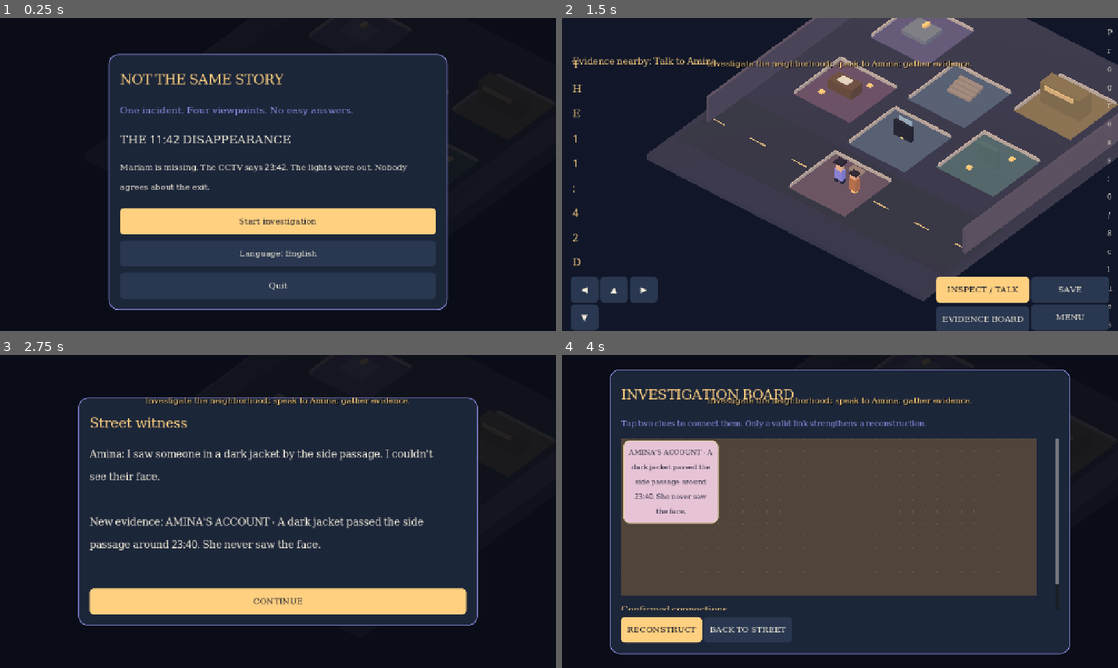
Above: before the commit, frames 1-4 (two rows, left to right).
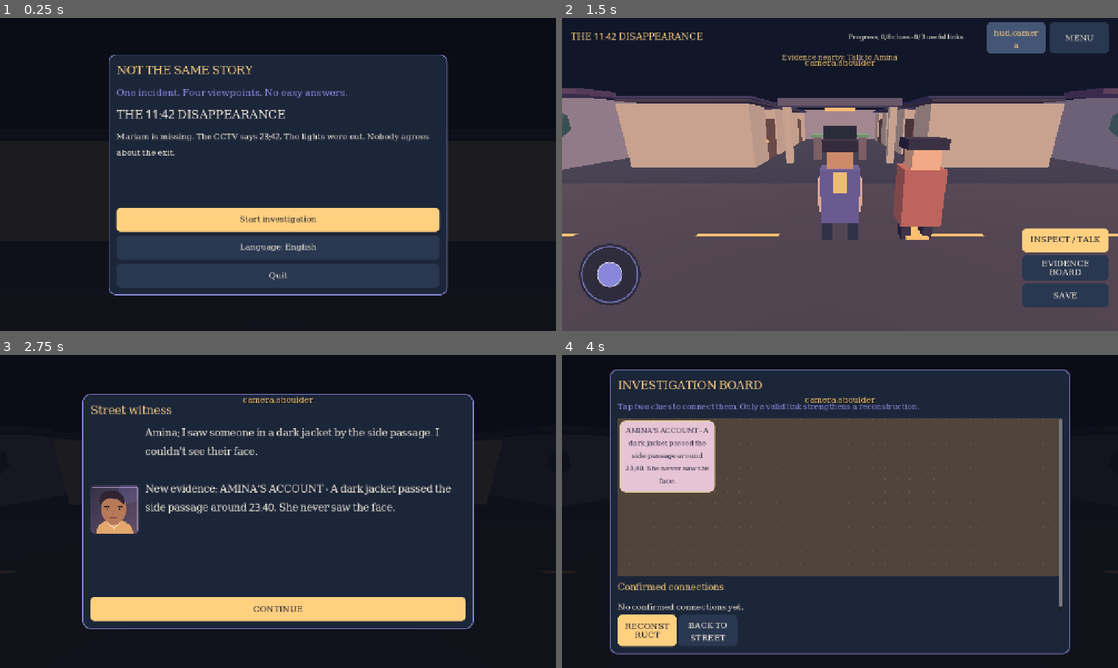
Above: after the commit, the same moments.

Repository: obieda-hussien/NOT-THE-SAME-STORY
Game: Godot game, scene res://scenes/main.tscn
The game is run twice, just before and just after one commit, with the same random seed, the same clock (stepped at 60 frames per second) and the same inputs.
Inputs (mouse positions are in pixels of both pictures, inside the frame that each line leads up to):
- Up to frame 1 (0.25 s): no input
- Up to frame 2 (1.5 s): click "Start investigation" at 0.5 s; click (1017, 36) at 1.25 s, where only the run after the commit has a clickable "hud.camera"
- Up to frame 3 (2.75 s): click "INSPECT / TALK" at 2 s
- Up to frame 4 (4 s): click "CONTINUE" at 2.75 s; click "EVIDENCE BOARD" at 3.5 s

The runs differ from the first frame. In frame 1, 8.6% of the frame differs, in the area x 19-92%, y 1-94%; in frame 2, 79%, in the area x 0-100%, y 0-100%; in frame 3, 14%; in frame 4, 18%.

Commit message:
feat(mobile): first-person cameras, gravity and collisions, touch HUD and responsive bilingual dialogs

Diff:
--- a/scripts/world/game.gd
+++ b/scripts/world/game.gd
@@ -1,6 +1,8 @@
 extends Node3D
 # Godot 4.7.2, Compatibility renderer. Procedural low-poly diorama is original temp art.
-const WALK_SPEED := 5.2
+const WALK_SPEED := 4.3
+const LOOK_SENSITIVITY := 0.0038
+const GRAVITY := 21.0
 const INTERACTION_RADIUS := 2.2
 const BG := Color("111729")
 const PANEL := Color("1c2639")
@@ -9,12 +11,18 @@
 const GOLD := Color("ffd080")
 const PURPLE := Color("8e8de5")
 var camera: Camera3D
+var world_root: Node3D
+var camera_mode := 0 # 0 first-person, 1 shoulder, 2 fixed surveillance
+var yaw := 0.0
+var pitch := 0.0
 var actor: CharacterBody3D
 var actor_model: Node3D
 var objects: Dictionary = {}
 var clue_objects: Dictionary = {}
 var keys: Vector2 = Vector2.ZERO
 var touch: Vector2 = Vector2.ZERO
+var stick: Control
+var look_pad: Control
 var hud: Control
 var canvas: CanvasLayer
 var window: Control
@@ -33,106 +41,65 @@
 	_show_menu()
 
 func _make_world() -> void:
-	var world := WorldEnvironment.new()
+	var environment := WorldEnvironment.new()
 	var env := Environment.new()
 	env.background_mode = Environment.BG_COLOR
 	env.background_color = BG
 	env.ambient_light_source = Environment.AMBIENT_SOURCE_COLOR
-	env.ambient_light_color = Color("b3c7e8")
-	env.ambient_light_energy = 0.75
-	world.environment = env
-	add_child(world)
-	var sun := DirectionalLight3D.new()
-	sun.rotation_degrees = Vector3(-50, 27, -30)
-	sun.light_color = Color("ffd7a2")
-	sun.light_energy = 0.95
-	sun.shadow_enabled = false
-	add_child(sun)
-	_box(Vector3(0,-0.24,-2), Vector3(27,0.42,31), Color("33374f"))
-	_box(Vector3(0,-0.02,7), Vector3(26,0.08,7), Color("303548"))
-	for i in range(-12, 13, 4):
-		_box(Vector3(float(i),0.02,7), Vector3(1.5,0.018,0.11), Color("d2b882"))
-	for id in Case.definition.get("map", {}).keys():
-		var pos: Dictionary = Case.definition["map"][id]
-		var origin := Vector3(float(pos["x"]), 0, float(pos["z"]))
-		var color := Color("506079")
-		match id:
-			"office": color = Color("64506b")
-			"maintenance": color = Color("4e6870")
-			"roof": color = Color("5d597f")
-			"shop": color = Color("827357")
-			"street": color = Color("655567")
-		_box(origin + Vector3(0,0.018,0), Vector3(5.6,0.04,5.6), color)
-		_box(origin + Vector3(0.04,0.15,-2.65), Vector3(5.4,0.3,0.12), Color("bbb0a6"))
-		_box(origin + Vector3(-2.65,0.15,0), Vector3(0.12,0.3,5.3), Color("bbb0a6"))
-		objects[id] = origin
-	_make_props()
+	env.ambient_light_color = Color("c0bed6")
+	env.ambient_light_energy = 0.85
+	environment.environment = env
+	add_child(environment)
+	var light := DirectionalLight3D.new()
+	light.rotation_degrees = Vector3(-42,30,-24)
+	light.light_color = Color("eecfac")
+	light.light_energy = 1.05
+	light.shadow_enabled = false
+	add_child(light)
+	world_root = Node3D.new()
+	world_root.set_script(load("res://scripts/world/neighborhood.gd"))
+	world_root.name = "PhysicalNeighborhood"
+	add_child(world_root)
+	world_root.call("build",Case.definition)
+	objects = world_root.get("points")
+	clue_objects = world_root.get("clues")
 	actor = CharacterBody3D.new()
 	actor.name = "Investigator"
-	var shape := CapsuleShape3D.new()
-	shape.radius = 0.38
-	shape.height = 1.65
+	actor.floor_snap_length = 0.38
+	actor.collision_layer = 1
+	actor.collision_mask = 1
+	var capsule := CapsuleShape3D.new()
+	capsule.radius = 0.31
+	capsule.height = 1.70
 	var collision := CollisionShape3D.new()
-	collision.shape = shape
+	collision.shape = capsule
+	collision.position.y = 0.86
 	actor.add_child(collision)
 	add_child(actor)
 	actor_model = Node3D.new()
 	actor.add_child(actor_model)
-	_box(Vector3(0,0.7,0), Vector3(0.73,0.9,0.48), PURPLE, actor_model)
-	_box(Vector3(0,1.4,0), Vector3(0.51,0.56,0.48), Color("efbd97"), actor_model)
-	_box(Vector3(0,1.76,-0.05), Vector3(0.77,0.20,0.62), Color("28263b"), actor_model)
-	_box(Vector3(-0.25,0.17,0), Vector3(0.22,0.52,0.34), Color("222b44"), actor_model)
-	_box(Vector3(0.25,0.17,0), Vector3(0.22,0.52,0.34), Color("222b44"), actor_model)
+	_box(Vector3(0,0.89,0),Vector3(0.68,1.01,0.46),Color("655e9a"),actor_model)
+	_box(Vector3(0,1.52,0),Vector3(0.45,0.45,0.40),Color("c99372"),actor_model)
+	_box(Vector3(0,1.78,0.01),Vector3(0.58,0.19,0.50),Color("2d2940"),actor_model)
+	_box(Vector3(-0.24,0.25,0),Vector3(0.18,0.51,0.29),Color("2a304b"),actor_model)
+	_box(Vector3(0.24,0.25,0),Vector3(0.18,0.51,0.29),Color("2a304b"),actor_model)
+	_box(Vector3(0.31,0.88,0),Vector3(0.17,0.62,0.25),Color("d8b1a2"),actor_model)
+	_box(Vector3(-0.31,0.88,0),Vector3(0.17,0.62,0.25),Color("d8b1a2"),actor_model)
+	_box(Vector3(0,1.17,0.27),Vector3(0.22,0.35,0.07),Color("e8c97a"),actor_model)
 	camera = Camera3D.new()
-	camera.projection = Camera3D.PROJECTION_ORTHOGONAL
-	camera.size = 23.5
+	camera.projection = Camera3D.PROJECTION_PERSPECTIVE
+	camera.fov = 74.0
+	camera.near = 0.08
 	camera.current = true
 	add_child(camera)
 	actor.global_position = Case.player_position
 	_update_camera()
-
-func _make_props() -> void:
-	# Each room has a tangible, differently shaped marker; inspection requires proximity.
-	_box(Vector3(0,0.7,-0.4),Vector3(1.7,1.3,0.3),Color("202639")) # camera
-	_box(Vector3(0,1.3,-0.62),Vector3(1.2,0.75,0.12),Color("9cb8ca"))
-	_box(Vector3(-7,0.47,-2),Vector3(2.3,0.9,1.25),Color("695044")) # desk
-	_box(Vector3(-7,1,-2),Vector3(1,0.07,0.75),Color("dad9c9"))
-	_box(Vector3(7,0.9,-2),Vector3(2.0,1.7,0.4),Color("536f72")) # electrical panel
-	for i in range(3):
-		_box(Vector3(6.4+float(i)*0.6,1.15,-2.25),Vector3(0.2,0.3,0.10), GOLD)
-	for i in range(4):
-		_box(Vector3(0,0.10+float(i)*0.12,-7-float(i)*0.43), Vector3(2.2,0.22,0.40),Color("998c84"))
-	_box(Vector3(-7,0.22,-11), Vector3(2.3,0.42,2),Color("767e8c"))
-	_box(Vector3(-7,0.55,-11.5), Vector3(0.28,0.3,0.6),GOLD)
-	_box(Vector3(7,1,-11),Vector3(3.8,1.9,1.4),Color("837354"))
-	_box(Vector3(7,1.7,-10.21),Vector3(2.7,0.37,0.10),Color("ddbc84"))
-	_box(Vector3(0,0.10,5),Vector3(1.2,0.2,0.6),Color("948378"))
-	# Street witness represented with face, dark hair and orange coat.
-	_box(Vector3(1.45,0.81,7),Vector3(0.64,1.08,0.50),Color("bd7955"))
-	_box(Vector3(1.45,1.5,7),Vector3(0.49,0.52,0.45),Color("f1b48d"))
-	_box(Vector3(1.45,1.78,7),Vector3(0.65,0.15,0.51),Color("2b2836"))
-	for sx in [-1.0,1.0]:
-		_box(Vector3(sx*12.5,1.15,-4),Vector3(0.25,2.4,23),Color("565166"))
-	# Each discovery is a separate interactable physical object, not a room-wide loot action.
-	clue_objects = {
-		"camera_frame": Vector3(0.0,0.0,-0.4),
-		"clock_note": Vector3(-8.2,0.0,-0.7),
-		"glass": Vector3(-5.9,0.0,-3.6),
-		"power_log": Vector3(6.2,0.0,-0.7),
-		"ups": Vector3(8.0,0.0,-3.5),
-		"witness_coat": Vector3(1.45,0.0,7.0),
-		"roof_marks": Vector3(-7.0,0.0,-11.0),
-		"shop_receipt": Vector3(7.0,0.0,-11.0),
-	}
-	for clue_id in clue_objects:
-		var loc: Vector3 = clue_objects[clue_id]
-		# Gold floor pins are replaceable scene hooks for licensed GLB props.
-		_box(loc + Vector3(0.0,0.09,0.0),Vector3(0.38,0.13,0.38),GOLD)
-
-func _box(pos: Vector3, size: Vector3, color: Color, parent: Node3D = null) -> void:
+	actor_model.visible = false
+
+func _box(pos: Vector3, dimensions: Vector3, color: Color, parent: Node3D = null) -> void:
 	var mesh := MeshInstance3D.new()
 	var cube := BoxMesh.new()
-	cube.size = size
+	cube.size = dimensions
 	mesh.mesh = cube
 	var mat := StandardMaterial3D.new()
 	mat.albedo_color = color
@@ -143,7 +110,7 @@
 
 func _make_overlay() -> void:
 	viewport_font = SystemFont.new()
-	viewport_font.font_names = PackedStringArray(["Noto Sans Arabic", "Noto Sans", "Arial", "Roboto"])
+	viewport_font.font_names = PackedStringArray(["Noto Naskh Arabic", "Noto Sans Arabic", "Noto Sans", "Roboto"])
 	var theme := Theme.new()
 	theme.default_font = viewport_font
 	theme.default_font_size = 19
@@ -178,40 +145,58 @@
 func _physics_process(delta: float) -> void:
 	if current_screen != "game" or not Case.started:
 		return
-	var direction := Vector2.ZERO
-	if Input.is_key_pressed(KEY_A) or Input.is_key_pressed(KEY_LEFT): direction.x -= 1
-	if Input.is_key_pressed(KEY_D) or Input.is_key_pressed(KEY_RIGHT): direction.x += 1
-	if Input.is_key_pressed(KEY_W) or Input.is_key_pressed(KEY_UP): direction.y -= 1
-	if Input.is_key_pressed(KEY_S) or Input.is_key_pressed(KEY_DOWN): direction.y += 1
-	var v := (direction + touch).limit_length(1.0)
-	actor.velocity = Vector3(v.x, 0, v.y) * WALK_SPEED
+	var motion := Vector3.ZERO
+	if camera_mode != 2:
+		# Stick y points down on screen; negative y is forward (-Z).
+		motion = Vector3(touch.x,0,touch.y).rotated(Vector3.UP,yaw).limit_length(1.0)
+	actor.velocity.x = motion.x * WALK_SPEED
+	actor.velocity.z = motion.z * WALK_SPEED
+	if actor.is_on_floor():
+		actor.velocity.y = -0.15
+	else:
+		actor.velocity.y -= GRAVITY * delta
 	actor.move_and_slide()
-	actor.position.x = clampf(actor.position.x, -11.8, 11.8)
-	actor.position.z = clampf(actor.position.z, -13.3, 11.2)
-	if v.length_squared() > 0.03:
-		actor_model.rotation.y = lerp_angle(actor_model.rotation.y, atan2(v.x, v.y), minf(delta*9,1.0))
-	Case.player_position = actor.position
+	if motion.length_squared() > 0.04:
+		actor_model.rotation.y = lerp_angle(actor_model.rotation.y,atan2(-motion.x,-motion.z),minf(delta*9.0,1.0))
+	Case.player_position = actor.global_position
 	if is_instance_valid(proximity):
-		var nearby := _nearby_clue()
-		var prompt := Loc.t("hud.prompt") if nearby.is_empty() else Loc.t("hud.clue_near") + Loc.t("ev.name."+nearby)
+		var evidence := _nearby_clue()
+		var door: String = world_root.call("nearest_door",actor.global_position)
+		var prompt := Loc.t("hud.prompt")
+		if not evidence.is_empty():
+			prompt = Loc.t("hud.clue_near") + Loc.t("ev.name."+evidence)
+		elif not door.is_empty():
+			prompt = Loc.t("hud.door_near") + Loc.t("loc."+door)
 		if proximity.text != prompt:
 			proximity.text = prompt
 	_update_camera()
 
 func _update_camera() -> void:
-	camera.position = actor.global_position + Vector3(15,19,18)
-	camera.look_at(actor.global_position + Vector3(0,0.6,0))
-
-func _unhandled_key_input(event: InputEvent) -> void:
-	if not event is InputEventKey:
+	if camera_mode == 2:
+		camera.global_position = Vector3(0.8,6.7,4.8)
+		camera.look_at(Vector3(0,0.6,-1.9),Vector3.UP)
+	elif camera_mode == 1:
+		camera.global_position = actor.global_position + Vector3(0,2.20,0) + Vector3(0,0,3.65).rotated(Vector3.UP,yaw)
+		camera.look_at(actor.global_position + Vector3(0,1.25,0),Vector3.UP)
+	else:
+		camera.global_position = actor.global_position + Vector3(0,1.59,0)
+		camera.rotation = Vector3(pitch,yaw,0)
+	actor_model.visible = camera_mode != 0
+
+func _look(delta_pixels: Vector2) -> void:
+	if current_screen != "game" or camera_mode == 2:
 		return
-	var key := event as InputEventKey
-	if not key.pressed or key.echo or current_screen != "game":
-		return
-	if key.keycode == KEY_E:
-		_inspect()
-	if key.keycode == KEY_B:
-		_show_board()
+	yaw -= delta_pixels.x * LOOK_SENSITIVITY
+	pitch = clampf(pitch-delta_pixels.y*LOOK_SENSITIVITY,-1.20,1.20)
+	_update_camera()
+
+func _cycle_camera() -> void:
+	camera_mode = (camera_mode+1)%3
+	touch = Vector2.ZERO
+	if is_instance_valid(stick):
+		stick.call("release")
+	_show_toast(Loc.t(["camera.first","camera.shoulder","camera.cctv"][camera_mode]))
+	_update_camera()
 
 func _nearby() -> String:
 	var nearest := ""
@@ -237,23 +222,35 @@
 func _inspect() -> void:
 	var clue_id := _nearby_clue()
 	if clue_id.is_empty():
+		var door_id: String = world_root.call("nearest_door",actor.global_position)
+		if not door_id.is_empty() and world_root.call("toggle_door",door_id,actor.global_position):
+			_show_toast(Loc.t("hud.door_toggled"))
+			return
 		_show_toast(Loc.t("hint.unavailable"))
 		return
 	var item: Dictionary = Case.evidence_by_id(clue_id)
-	var location: String = item.get("location", "")
+	var location: String = item.get("location","")
 	var lines: Array[String] = []
 	if clue_id == "witness_coat":
 		lines.append(Loc.t("npc.hello"))
-	if Case.discover(clue_id, location):
-		lines.append(Loc.t("hint.new") + Loc.t(item["text_key"]))
+	if Case.discover(clue_id,location):
+		lines.append(Loc.t("hint.new")+Loc.t(item["text_key"]))
 	else:
-		lines.append(Loc.t("hint.old") + Loc.t(item["text_key"]))
-	_show_message("loc."+location, "\n\n".join(lines))
+		lines.append(Loc.t("hint.old")+Loc.t(item["text_key"]))
+	var portrait := ""
+	match clue_id:
+		"witness_coat": portrait = "amina"
+		"camera_frame","roof_marks": portrait = "mariam"
+		"power_log","clock_note","glass": portrait = "fared"
+		"shop_receipt": portrait = "nabil"
+	_show_message("loc."+location,"\n\n".join(lines),portrait)
 
 func _make_button(label: String, callback: Callable, accent: bool = false) -> Button:
 	var b := Button.new()
 	b.text = label
-	b.custom_minimum_size = Vector2(180,49)
+	b.autowrap_mode = TextServer.AUTOWRAP_WORD_SMART
+	b.text_direction = Control.TEXT_DIRECTION_RTL if Loc.language == "ar_EG" else Control.TEXT_DIRECTION_LTR
+	b.custom_minimum_size = Vector2(136,55)
 	b.add_theme_color_override("font_color", Color("111729") if accent else WHITE)
 	b.add_theme_color_override("font_hover_color", Color("111729") if accent else GOLD)
 	var sb := StyleBoxFlat.new()
@@ -274,6 +271,9 @@
 	var l := Label.new()
 	l.text = text_value
 	l.autowrap_mode = TextServer.AUTOWRAP_WORD_SMART
+	l.text_direction = Control.TEXT_DIRECTION_RTL if Loc.language == "ar_EG" else Control.TEXT_DIRECTION_LTR
+	l.horizontal_alignment = HORIZONTAL_ALIGNMENT_RIGHT if Loc.language == "ar_EG" else HORIZONTAL_ALIGNMENT_LEFT
+	l.size_flags_horizontal = Control.SIZE_EXPAND_FILL
 	l.add_theme_color_override("font_color", tint)
 	l.add_theme_font_size_override("font_size", font_size)
 	return l
@@ -288,26 +288,37 @@
 	_clean(window)
 	window.visible = true
 	var scrim := ColorRect.new()
-	scrim.color = Color(0.035,0.047,0.079,0.87)
+	scrim.color = Color(0.035,0.047,0.079,0.90)
 	scrim.set_anchors_and_offsets_preset(Control.PRESET_FULL_RECT)
 	scrim.mouse_filter = Control.MOUSE_FILTER_STOP
 	window.add_child(scrim)
 	var panel := PanelContainer.new()
-	panel.set_anchors_and_offsets_preset(Control.PRESET_CENTER)
-	panel.custom_minimum_size = Vector2(width,height)
-	panel.position = Vector2(-width*0.5,-height*0.5)
+	var viewport: Vector2 = get_viewport().get_visible_rect().size
+	var safe_width := minf(width,viewport.x*0.94)
+	var safe_height := minf(height,viewport.y*0.91)
+	panel.anchor_left = 0.5
+	panel.anchor_right = 0.5
+	panel.anchor_top = 0.5
+	panel.anchor_bottom = 0.5
+	panel.offset_left = -safe_width*0.5
+	panel.offset_right = safe_width*0.5
+	panel.offset_top = -safe_height*0.5
+	panel.offset_bottom = safe_height*0.5
+	panel.clip_contents = true
 	var style := StyleBoxFlat.new()
 	style.bg_color = PANEL
 	style.border_color = PURPLE
 	style.set_border_width_all(2)
-	style.set_corner_radius_all(22)
-	style.set_content_margin_all(26)
-	panel.add_theme_stylebox_override("panel", style)
+	style.set_corner_radius_all(17)
+	style.set_content_margin_all(18)
+	panel.add_theme_stylebox_override("panel",style)
 	window.add_child(panel)
 	var col := VBoxContainer.new()
-	col.add_theme_constant_override("separation", 14)
+	col.size_flags_horizontal = Control.SIZE_EXPAND_FILL
+	col.size_flags_vertical = Control.SIZE_EXPAND_FILL
+	col.add_theme_constant_override("separation",9)
 	panel.add_child(col)
-	col.add_child(_label(title, 31, GOLD))
+	col.add_child(_label(title,26,GOLD))
 	return col
 
 func _show_menu() -> void:
@@ -331,6 +342,9 @@
 
 func _enter_game() -> void:
 	actor.position = Case.player_position
+	camera_mode = 0
+	touch = Vector2.ZERO
+	_update_camera()
 	current_screen = "game"
 	window.visible = false
 	_rebuild_hud()
@@ -339,55 +353,66 @@
 func _rebuild_hud() -> void:
 	_clean(hud)
 	hud.visible = true
-	var top := HBoxContainer.new()
-	top.set_anchors_and_offsets_preset(Control.PRESET_TOP_WIDE)
-	top.offset_left = 24
-	top.offset_right = -24
-	top.offset_top = 14
-	top.offset_bottom = 74
-	top.add_theme_constant_override("separation", 10)
-	hud.add_child(top)
-	top.add_child(_label(Loc.t("case.title"),25,GOLD))
-	top.add_spacer(false)
+	# The right half handles free-look; controls sit above it and consume their touches.
+	look_pad = Control.new()
+	look_pad.set_script(load("res://scripts/ui/look_pad.gd"))
+	look_pad.anchor_left = 0.42
+	look_pad.anchor_right = 1.0
+	look_pad.anchor_top = 0.14
+	look_pad.anchor_bottom = 0.96
+	hud.add_child(look_pad)
+	look_pad.connect("look_changed",Callable(self,"_look"))
+	var header := HBoxContainer.new()
+	header.anchor_right = 1.0
+	header.offset_left = 20
+	header.offset_right = -20
+	header.offset_top = 10
+	header.offset_bottom = 73
+	header.add_theme_constant_override("separation",9)
+	hud.add_child(header)
+	var title := _label(Loc.t("case.title"),21,GOLD)
+	header.add_child(title)
+	header.add_spacer(false)
 	var progress := Loc.t("ui.saved").replace("{count}",str(Case.found.size())).replace("{links}",str(Case.link_count()))
-	top.add_child(_label(progress,18))
-	proximity = _label(Loc.t("hud.prompt"),21,GOLD)
-	proximity.set_anchors_and_offsets_preset(Control.PRESET_TOP_WIDE)
-	proximity.offset_left = 24
-	proximity.offset_top = 78
-	proximity.offset_bottom = 127
+	var status := _label(progress,15)
+	status.custom_minimum_size.x = 140
+	header.add_child(status)
+	header.add_child(_make_button(Loc.t("hud.camera"),_cycle_camera))
+	header.add_child(_make_button(Loc.t("hud.menu"),func():
+		Saves.save_game()
+		_show_menu()))
+	proximity = _label(Loc.t("hud.prompt"),17,GOLD)
+	proximity.anchor_left = 0.20
+	proximity.anchor_right = 0.80
+	proximity.offset_top = 77
+	proximity.offset_bottom = 125
+	proximity.horizontal_alignment = HORIZONTAL_ALIGNMENT_CENTER
 	hud.add_child(proximity)
-	var bottom := HBoxContainer.new()
-	bottom.set_anchors_and_offsets_preset(Control.PRESET_BOTTOM_WIDE)
-	bottom.offset_left = 20
-	bottom.offset_right = -20
-	bottom.offset_top = -125
-	bottom.offset_bottom = -14
-	hud.add_child(bottom)
-	var left := GridContainer.new()
-	left.columns = 3
-	bottom.add_child(left)
-	var movements := [Vector2(-1,0),Vector2(0,-1),Vector2(1,0),Vector2(0,1)]
-	var titles := ["◀","▲","▶","▼"]
-	for index in range(4):
-		var arrow := _make_button(titles[index],func():pass)
-		arrow.custom_minimum_size = Vector2(64,48)
-		var heading: Vector2 = movements[index]
-		arrow.button_down.connect(func(): touch = heading)
-		arrow.button_up.connect(func(): touch = Vector2.ZERO)
-		left.add_child(arrow)
-	bottom.add_spacer(false)
+	stick = Control.new()
+	stick.set_script(load("res://scripts/ui/touch_joystick.gd"))
+	stick.anchor_top = 1.0
+	stick.anchor_bottom = 1.0
+	stick.offset_left = 24
+	stick.offset_right = 196
+	stick.offset_top = -216
+	stick.offset_bottom = -44
+	hud.add_child(stick)
+	stick.connect("changed",func(dir:Vector2):touch=dir)
 	var actions := VBoxContainer.new()
-	actions.add_theme_constant_override("separation",8)
-	bottom.add_child(actions)
-	actions.add_child(_make_button(Loc.t("hud.interact"), _inspect, true))
-	actions.add_child(_make_button(Loc.t("hud.board"), _show_board))
-	var others := VBoxContainer.new()
-	bottom.add_child(others)
-	others.add_child(_make_button(Loc.t("hud.save"),func():
+	actions.anchor_left = 1.0
+	actions.anchor_right = 1.0
+	actions.anchor_top = 1.0
+	actions.anchor_bottom = 1.0
+	actions.offset_left = -220
+	actions.offset_right = -22
+	actions.offset_top = -236
+	actions.offset_bottom = -30
+	actions.add_theme_constant_override("separation",7)
+	hud.add_child(actions)
+	actions.add_child(_make_button(Loc.t("hud.interact"),_inspect,true))
+	actions.add_child(_make_button(Loc.t("hud.board"),_show_board))
+	actions.add_child(_make_button(Loc.t("hud.save"),func():
 		_show_toast(Loc.t("hud.saved") if Saves.save_game() else Loc.t("hud.save_fail"))))
-	others.add_child(_make_button(Loc.t("hud.menu"),func():
-		Saves.save_game(); _show_menu()))
 
 func _refresh_hud() -> void:
 	if current_screen == "game":
@@ -396,15 +421,28 @@
 func _show_toast(message: String) -> void:
 	toast.text = message
 
-func _show_message(title: String, message: String) -> void:
+func _show_message(title: String, message: String, portrait_id: String = "") -> void:
 	current_screen = "message"
 	hud.visible = false
-	var content := _panel(Loc.t(title),920,525)
+	var content := _panel(Loc.t(title),900,540)
+	var row := HBoxContainer.new()
+	row.size_flags_vertical = Control.SIZE_EXPAND_FILL
+	row.add_theme_constant_override("separation",14)
+	content.add_child(row)
+	if portrait_id in ["amina","mariam","fared","nabil"]:
+		var image := TextureRect.new()
+		image.texture = load("res://assets/portraits/"+portrait_id+".svg")
+		image.custom_minimum_size = Vector2(112,112)
+		image.expand_mode = TextureRect.EXPAND_IGNORE_SIZE
+		image.stretch_mode = TextureRect.STRETCH_KEEP_ASPECT_CENTERED
+		image.size_flags_horizontal = Control.SIZE_SHRINK_BEGIN
+		row.add_child(image)
 	var scroll := ScrollContainer.new()
+	scroll.size_flags_horizontal = Control.SIZE_EXPAND_FILL
 	scroll.size_flags_vertical = Control.SIZE_EXPAND_FILL
-	content.add_child(scroll)
+	row.add_child(scroll)
 	var paragraph := _label(message,23)
-	paragraph.custom_minimum_size.x = 800
+	paragraph.size_flags_horizontal = Control.SIZE_EXPAND_FILL
 	scroll.add_child(paragraph)
 	content.add_child(_make_button(Loc.t("ui.dismiss"),_return_to_game,true))
 
@@ -422,7 +460,8 @@
 	scroll.size_flags_vertical = Control.SIZE_EXPAND_FILL
 	content.add_child(scroll)
 	var list := VBoxContainer.new()
-	list.custom_minimum_size.x = 958
+	list.custom_minimum_size.x = 0
+	list.size_flags_horizontal = Control.SIZE_EXPAND_FILL
 	list.add_theme_constant_override("separation",10)
 	scroll.add_child(list)
 	if Case.found.is_empty():
@@ -462,7 +501,8 @@
 	scroll.size_flags_vertical = Control.SIZE_EXPAND_FILL
 	content.add_child(scroll)
 	var theories := VBoxContainer.new()
-	theories.custom_minimum_size.x = 880
+	theories.custom_minimum_size.x = 0
+	theories.size_flags_horizontal = Control.SIZE_EXPAND_FILL
 	theories.add_theme_constant_override("separation",8)
 	scroll.add_child(theories)
 	for id in ["clock","camera","jacket","roof","ending"]:
